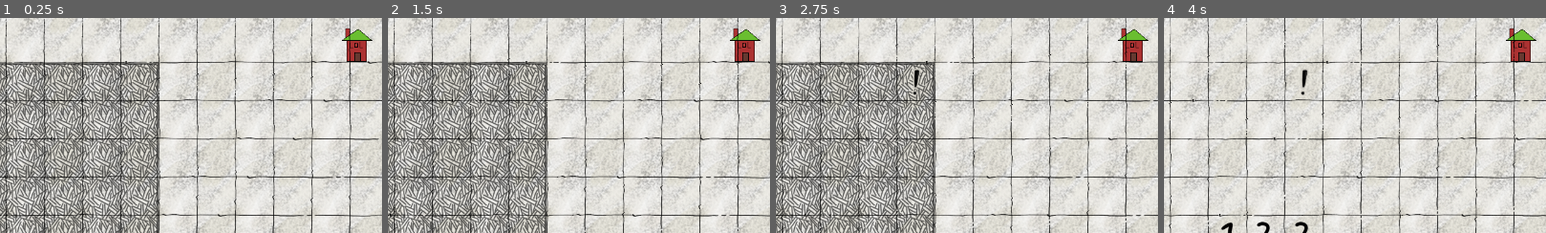
Above: before the commit, frames 1-4 (left to right).
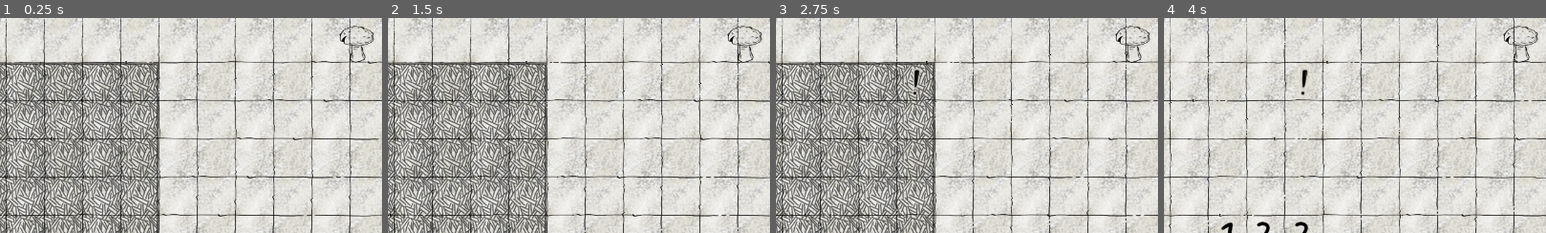
Above: after the commit, the same moments.

Repository: e-lain/MinesweeperDwarves
Game: Godot game, scene res://Main.tscn
Same seed, same stepped clock (60 frames per second), same inputs: the game is played once before the commit and once after it.
Inputs (mouse positions are % of the whole screen's width and height, from its top left):
- Up to frame 1 (0.25 s): no input
- Up to frame 2 (1.5 s): move the mouse to (72, 45) at 0.52 s; press the mouse at (72, 45) at 0.53 s; move the mouse to (30, 55) at 1.27 s; release the mouse at (30, 55) at 1.28 s; click (30, 55) at 1.35 s
- Up to frame 3 (2.75 s): move the mouse to (60, 28) at 2.02 s; hold Right mouse button (right_click) from 2.03 s (still down); click (60, 28) at 2.3 s
- Up to frame 4 (4 s): move the mouse to (45, 70) at 2.77 s; release Right mouse button (right_click) at 2.78 s; click (45, 70) at 2.85 s; move the mouse to (80, 65) at 3.52 s; press the mouse at (80, 65) at 3.53 s
The pictures show only the part of the screen within x 44-94%, y 13-63%; the shares and areas given below are measured in that part.

The runs differ from the first frame. In frame 1, 1.0% of the frame differs, in the area x 88-98%, y 3-21%; in frame 2, 1.0%; in frame 3, 1.0%; in frame 4, 1.0%.

Commit message:
Valid building placement check + Red shader for black line art

Diff:
--- a/Main.tscn
+++ b/Main.tscn
@@ -1,45 +1,12 @@
 [gd_scene load_steps=4 format=3 uid="uid://iqvlmmwy7d46"]
 
-[ext_resource type="Texture2D" uid="uid://3cwxcuf8gjes" path="res://Assets/PlaceholderBuilding.png" id="2_dmo3i"]
-
-[sub_resource type="GDScript" id="GDScript_gj3iy"]
-script/source = "extends Node2D
-
-var Board = preload(\"res://board.tscn\")
-
-var population = 0
-var food = 0
-var b
-
-signal queue_building(building_name)
-
-# Called when the node enters the scene tree for the first time.
-func _ready():
-	# place board in center with correct offset accounting for tile size and board size
-	b = Board.instantiate()
-	var center = get_viewport_rect().size/2
-	var offset = Vector2(center.x-(b.rows * b.TILE_SIZE/2), center.y-(b.columns * b.TILE_SIZE/2))
-	b.position = offset
-	add_child(b)
-
-# Called every frame. 'delta' is the elapsed time since the previous frame.
-func _process(delta):
-	get_node(\"UI/Resources/Population\").text = \"Population: %d\" % [population]
-	get_node(\"UI/Resources/Food\").text = \"Food: %d\" % [food]
-
-
-func _on_test_building_clicked(event):
-	if event is InputEventMouseButton:
-		if event.is_action_pressed(\"left_click\"):
-			# Signal the board to start building placement for test building
-			queue_building.emit(\"test\")
-
-"
+[ext_resource type="Script" path="res://Main.gd" id="1_t2km6"]
+[ext_resource type="Texture2D" uid="uid://xboh6tjk056u" path="res://Assets/Buildings/mushroom.png" id="2_q76qu"]
 
 [sub_resource type="Theme" id="Theme_toiel"]
 
 [node name="main" type="Node2D"]
-script = SubResource("GDScript_gj3iy")
+script = ExtResource("1_t2km6")
 
 [node name="UI" type="Control" parent="."]
 layout_mode = 3
@@ -70,7 +37,7 @@
 columns = 2
 
 [node name="TestBuilding" type="Sprite2D" parent="UI/Buildings"]
-texture = ExtResource("2_dmo3i")
+texture = ExtResource("2_q76qu")
 centered = false
 
 [node name="Control" type="Control" parent="UI/Buildings/TestBuilding"]
--- /dev/null
+++ b/Shaders/BuildingPlacement.gdshader
@@ -0,0 +1,9 @@
+shader_type canvas_item;
+
+uniform vec3 override_color: source_color;
+
+void fragment() {
+	float alpha = texture(TEXTURE, UV).a;
+	COLOR.rgb = override_color;
+	COLOR.a = alpha;
+}
--- /dev/null
+++ b/Shaders/InvalidBuildingPlacement.tres
@@ -0,0 +1,7 @@
+[gd_resource type="ShaderMaterial" load_steps=2 format=3 uid="uid://nqpwbe45b8cn"]
+
+[ext_resource type="Shader" path="res://Shaders/BuildingPlacement.gdshader" id="1_1vd5c"]
+
+[resource]
+shader = ExtResource("1_1vd5c")
+shader_parameter/override_color = Color(0.811765, 0, 0, 1)
--- a/board.gd
+++ b/board.gd
@@ -20,7 +20,6 @@
 
 var population = 10
 var food = 0
-
 
 # Called when the node enters the scene tree for the first time.
 func _ready():
@@ -191,3 +190,10 @@
 
 	tilemap.clear_layer(1)
 	tilemap.set_cells_terrain_connect(1, unused_cells, 0, 1)
+
+func can_place_at_position(world_pos: Vector2):
+	var cell_pos = tilemap.local_to_map(tilemap.to_local(world_pos))
+	if cell_pos.x < 0 || cell_pos.x >= columns || cell_pos.y < 0 || cell_pos.y > rows:
+		return false
+	var tile = tiles[cell_pos.x][cell_pos.y]
+	return tilemap.get_cell_tile_data(0, cell_pos) == null && !tile.is_bomb
--- a/testBuilding.gd
+++ b/testBuilding.gd
@@ -1,10 +1,12 @@
 extends Node2D
+
+@onready var sprite: Sprite2D = $Sprite2D
+var building_placement_material: ShaderMaterial = preload("res://Shaders/InvalidBuildingPlacement.tres")
 
 const TILE_SIZE = 64
 
 var placed: bool = false
 var in_bounds: bool = false
-var num_collisions = 0
 
 # Called when the node enters the scene tree for the first time.
 func _ready():
@@ -22,10 +24,16 @@
 			self.show()
 			in_bounds = true
 
+		if in_bounds:
+			if !can_place():
+				sprite.material = building_placement_material
+			else:
+				sprite.material = null
+
 func _input(event):
 	if event is InputEventMouseButton && !placed:
 		if event.is_action_pressed("left_click"):
-			if num_collisions == 0 && in_bounds:
+			if can_place() && in_bounds:
 				placed = true
 				get_parent().placing = false
 				return
@@ -33,8 +41,5 @@
 			get_parent().placing = false
 			queue_free()
 
-func _on_area_2d_area_entered(area):
-	num_collisions += 1
-
-func _on_area_2d_area_exited(area):
-	num_collisions -= 1
+func can_place():
+	return get_parent().can_place_at_position(global_position)
--- a/testBuilding.tscn
+++ b/testBuilding.tscn
@@ -1,7 +1,8 @@
-[gd_scene load_steps=4 format=3 uid="uid://bm864sbgynrnj"]
+[gd_scene load_steps=5 format=3 uid="uid://bm864sbgynrnj"]
 
 [ext_resource type="Script" path="res://testBuilding.gd" id="1_rdw3o"]
-[ext_resource type="Texture2D" uid="uid://3cwxcuf8gjes" path="res://Assets/PlaceholderBuilding.png" id="2_ncicm"]
+[ext_resource type="Material" uid="uid://nqpwbe45b8cn" path="res://Shaders/InvalidBuildingPlacement.tres" id="2_i6gc6"]
+[ext_resource type="Texture2D" uid="uid://xboh6tjk056u" path="res://Assets/Buildings/mushroom.png" id="3_lg6qy"]
 
 [sub_resource type="RectangleShape2D" id="RectangleShape2D_ynpqt"]
 size = Vector2(52, 49)
@@ -10,7 +11,8 @@
 script = ExtResource("1_rdw3o")
 
 [node name="Sprite2D" type="Sprite2D" parent="."]
-texture = ExtResource("2_ncicm")
+material = ExtResource("2_i6gc6")
+texture = ExtResource("3_lg6qy")
 centered = false
 
 [node name="Area2D" type="Area2D" parent="."]
@@ -18,6 +20,3 @@
 [node name="CollisionShape2D" type="CollisionShape2D" parent="Area2D"]
 position = Vector2(32, 32.5)
 shape = SubResource("RectangleShape2D_ynpqt")
-
-[connection signal="area_entered" from="Area2D" to="." method="_on_area_2d_area_entered"]
-[connection signal="area_exited" from="Area2D" to="." method="_on_area_2d_area_exited"]
